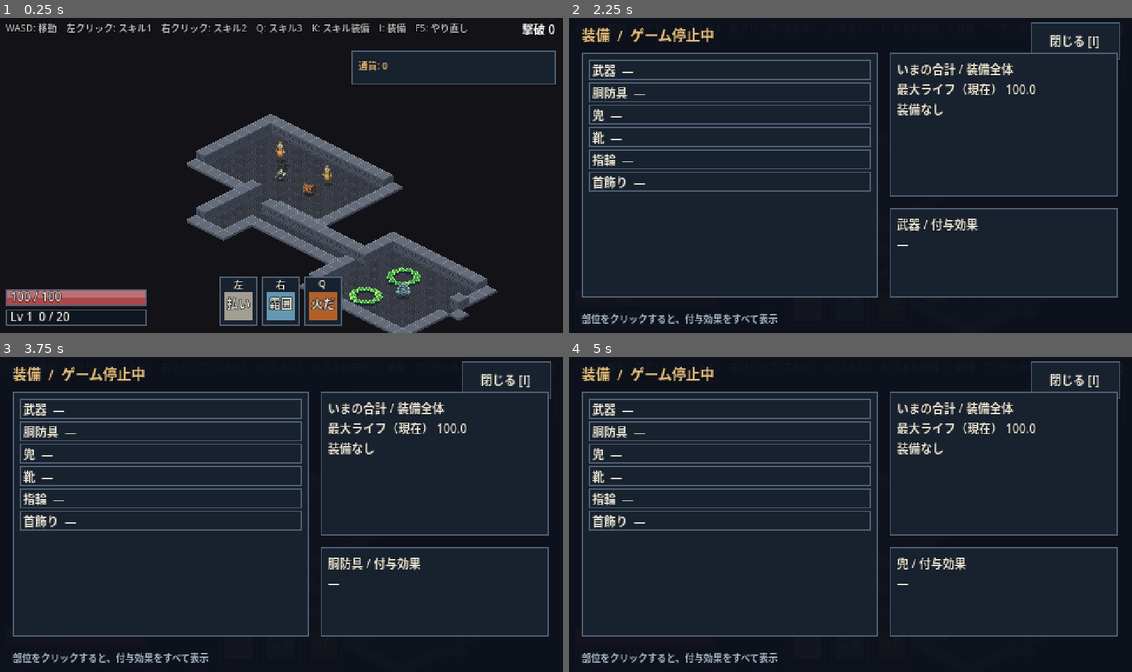
Above: before the commit, frames 1-4 (two rows, left to right).
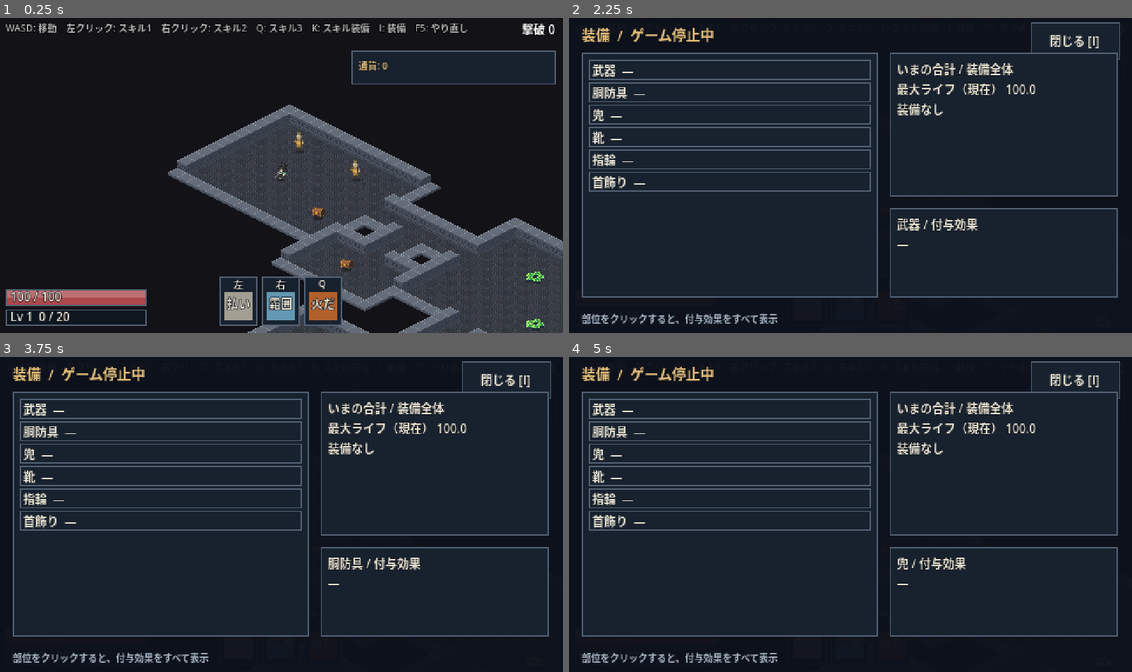
Above: after the commit, the same moments.

Repository: fururun/HackSla
Game: Godot game, scene res://scenes/main/main.tscn
Same seed, same stepped clock (60 frames per second), same inputs: the game is played once before the commit and once after it.
Inputs (mouse positions are in pixels of both pictures, inside the frame that each line leads up to):
- Up to frame 1 (0.25 s): no input
- Up to frame 2 (2.25 s): tap Enter at 0.5 s; move the mouse to (974, 159) at 0.52 s; hold D (move_right) 0.53-1.25 s; hold I (toggle_equip_screen) 0.53-1.25 s; click (974, 159) at 0.67 s; click "閉じる [I]" at 1.25 s; tap F5 (restart_game) at 2 s; move the mouse to (737, 191) at 2.02 s; hold S (move_down) from 2.03 s (still down); tap I (toggle_equip_screen) at 2.1 s
- Up to frame 3 (3.75 s): release S (move_down) at 2.75 s; click "武器 —" at 2.75 s; click "胴防具 —" at 3.5 s
- Up to frame 4 (5 s): click "兜 —" at 4.25 s

The runs differ from the first frame. In frame 1, 20% of the frame differs, in the area x 29-100%, y 27-100%; in frame 2, less than 0.1%; in frame 3, less than 0.1%; in frame 4, less than 0.1%.

Commit message:
広いマップ(field_01、74x52)を作り、敵と宝箱を配置し直す
部屋A(小さな群れ)→B(群れ3つ)→C(岩殻)→広場E(最後の戦い)と、寄り道の宝箱。
小さな群れ(印f)を追加。体力が時間でゆっくり回復する。全部の印へ行き着けることを確認した。

Co-Authored-By: Claude Sonnet 5.5 <noreply@anthropic.com>

Diff:
--- a/scripts/enemies/enemy_manager.gd
+++ b/scripts/enemies/enemy_manager.gd
@@ -52,9 +52,10 @@
 	return enemy
 
 
-func spawn_pack(def: EnemyDef, center: Vector2, rng: RandomNumberGenerator) -> Array[Enemy]:
+## 群れを置く。count が 0 以上なら、その数にする（小さな群れ用）。負なら、定義の pack の範囲から選ぶ
+func spawn_pack(def: EnemyDef, center: Vector2, rng: RandomNumberGenerator, forced_count: int = -1) -> Array[Enemy]:
 	var members: Array[Enemy] = []
-	var count: int = rng.randi_range(def.pack_min, def.pack_max)
+	var count: int = forced_count if forced_count >= 0 else rng.randi_range(def.pack_min, def.pack_max)
 	var id: int = _next_pack_id
 	_next_pack_id += 1
 	# 等間隔の円周配置。地面で隣同士の直径を確保し、角度だけを乱数化する。
--- a/scripts/main/main.gd
+++ b/scripts/main/main.gd
@@ -1,7 +1,8 @@
 extends Node2D
 ## テスト用のメイン画面：マップを作り、プレイヤーと案山子を置く。
 
-const MAP_PATH: String = "res://data/maps/test_01.txt"
+const MAP_PATH: String = "res://data/maps/field_01.txt"  ## 広いマップ。作り方は tools/maps/make_field_01.py、設計は docs/map_field_01.md
+const SMALL_PACK_SIZE: int = 5  ## マップの印 f の群れの数
 ## カメラの引き（拡大率）。1.0 で、画面が 480x270 ドットの範囲。0.5 なら、2倍の範囲（960x540）が見える。
 ## 画面を3倍に拡大して描く（1440x810）とき、2/3 なら、ドット1つがちょうど画面の2ピクセルになって、にじまない。
 const CAMERA_ZOOM: float = 0.5
@@ -106,6 +107,8 @@
 	rng.randomize()
 	var swarm: EnemyDef = DataDB.enemy("swarmling")
 	var brute: EnemyDef = DataDB.enemy("brute")
+	for pos: Vector2 in map.markers.get("f", []):
+		manager.spawn_pack(swarm, pos, rng, SMALL_PACK_SIZE)  # 小さな群れ（序盤用）
 	for pos: Vector2 in map.markers.get("s", []):
 		manager.spawn_pack(swarm, pos, rng)
 	for pos: Vector2 in map.markers.get("b", []):
--- a/scripts/player/player_consts.gd
+++ b/scripts/player/player_consts.gd
@@ -3,4 +3,5 @@
 ## プレイヤーの体力まわりの数値（仮）
 
 const BASE_MAX_LIFE: float = 100.0  ## 基本の最大ライフ（stats の life が上乗せされる）
+const LIFE_REGEN_PER_SEC: float = 1.5  ## 時間による体力の回復（1秒あたり）
 const HIT_INVULN: float = 0.3  ## ダメージを受けた直後の無敵時間（秒）
--- a/scripts/player/player_vitals.gd
+++ b/scripts/player/player_vitals.gd
@@ -33,6 +33,10 @@
 func tick(delta: float) -> void:
 	if _invuln > 0.0:
 		_invuln = maxf(_invuln - delta, 0.0)
+	# 時間でゆっくり回復する（群れの合間に、少しだけ息をつけるように）。死んでいるときは回復しない
+	if not _dead and life < max_life():
+		life = minf(life + PlayerConsts.LIFE_REGEN_PER_SEC * delta, max_life())
+		changed.emit()
 
 
 ## 物理ダメージを受ける。実際に引かれた値を返す（死亡後・無敵中は 0）
--- a/tests/test_main_flow.gd
+++ b/tests/test_main_flow.gd
@@ -89,7 +89,7 @@
 	t.check(not map.is_floor_at(wall_pos), "壁のマスは床ではない")
 	t.check(not map.is_floor_at(wall_pos, true), "壁のマスは壁ぎわ判定でも床ではない")
 	# 壁ぎわの床（左端の列のすぐ内側）は、margin 付きでは置けない
-	var edge_pos: Vector2 = map.floor_layer.map_to_local(Vector2i(1, 1))
+	var edge_pos: Vector2 = map.floor_layer.map_to_local(Vector2i(2, 2))  # 開始の広場の角（北と西が壁）
 	t.check(map.is_floor_at(edge_pos) and not map.is_floor_at(edge_pos, true), "壁ぎわは余白付きの判定で除外される")
 	# 壁ぎわの敵を倒しても、ドロップは壁の中・壁ぎわに置かれない
 	var director: LootDirector = null
@@ -111,12 +111,16 @@
 	var main: Node = await _start_main()
 	var tree: SceneTree = t
 	var chests: Array[Node] = tree.get_nodes_in_group("chests")
-	t.check_eq(chests.size(), 1, "最初の広場に宝箱が1つある")
+	t.check_eq(chests.size(), (main.map.markers.get("C", []) as Array).size(), "マップの印の数だけ宝箱がある")
 	if chests.is_empty():
 		main.queue_free()
 		return
-	var chest := chests[0] as TreasureChest
 	var player := tree.get_first_node_in_group("player") as Player
+	var chest := chests[0] as TreasureChest  # 開始位置にいちばん近い宝箱（最初の広場のもの）
+	for c: Node in chests:
+		if c.global_position.distance_to(player.global_position) < chest.global_position.distance_to(player.global_position):
+			chest = c as TreasureChest
+	t.check(Iso.ground_distance(chest.global_position, player.global_position) < 200.0, "最初の広場に宝箱がある")
 	t.check(not chest.is_open, "最初は閉じている")
 	var director: LootDirector = null
 	for child: Node in main.get_children():
--- a/tests/test_vitals.gd
+++ b/tests/test_vitals.gd
@@ -9,6 +9,21 @@
 	var dealt: float = v.take_damage(10.0)
 	t.check_eq(dealt, 10.0, "防御0なら素通し")
 	t.check_eq(v.life, PlayerConsts.BASE_MAX_LIFE - 10.0, "体力が減る")
+
+
+func test_life_regenerates_slowly_but_not_when_dead() -> void:
+	var v := PlayerVitals.new()
+	v.take_damage(30.0)
+	var hurt: float = v.life
+	v.tick(2.0)
+	t.check(is_equal_approx(v.life, hurt + PlayerConsts.LIFE_REGEN_PER_SEC * 2.0), "時間でゆっくり回復する")
+	v.tick(1000.0)
+	t.check_eq(v.life, v.max_life(), "最大ライフを超えて回復しない")
+	var d := PlayerVitals.new()
+	d.take_damage(1000.0)
+	t.check(d.is_dead(), "死んでいる")
+	d.tick(10.0)
+	t.check_eq(d.life, 0.0, "死んでいるときは回復しない")
 
 
 func test_armor_reduces() -> void:
Not shown, added: data/maps/field_01.txt
Binary file added: shots/field_start.png
Not shown, added: docs/map_field_01.md
